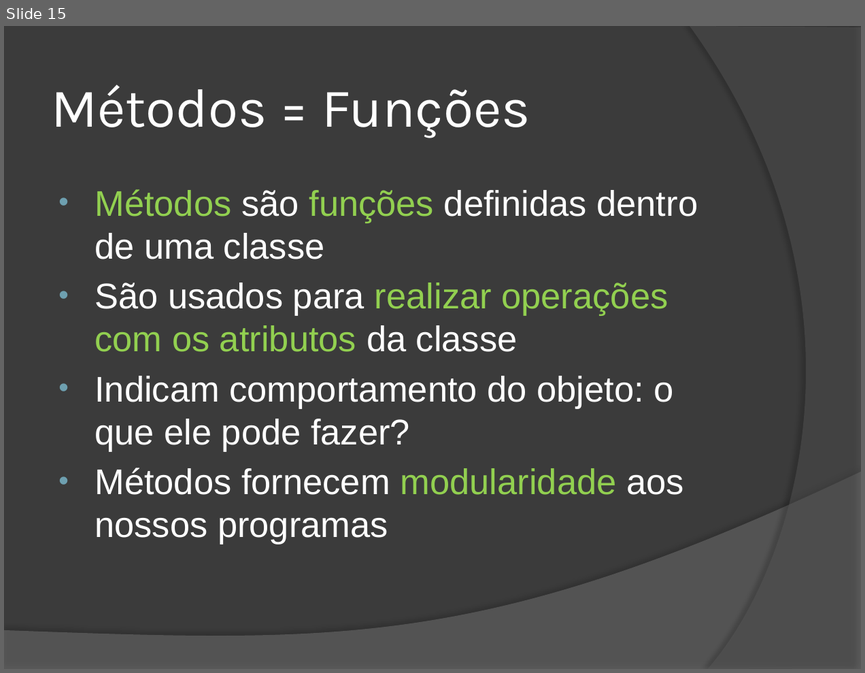
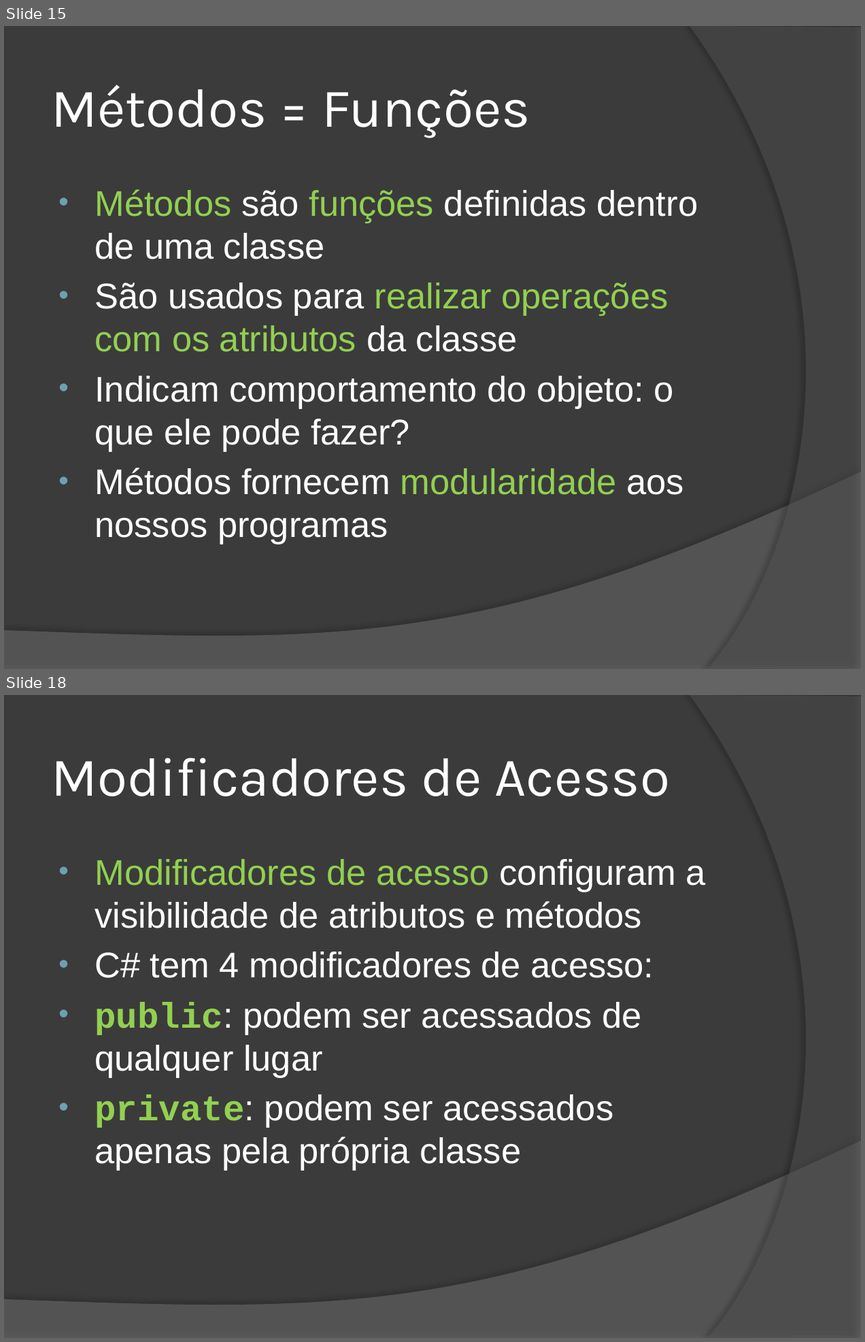
Before and after one commit to wind39/wind39.github.io, a slide deck: curso/modulo2capitulo1.pptx. Shown one above the other, each under a label of ours: slide 15 before the commit, slides 15 and 18 after it; the slides between them are not shown. The pictures are 865x673 and 865x1342 pixels, drawn with LibreOffice and Linux fonts; fonts in the diff are those of the drawing. Boxes give left, top, right and bottom in pixels: in the first picture for what was removed or moved away, otherwise in the second. Text is boxed around its words. In the diff, an @@ line names an element or a change of style, - is before the commit and + after.

```diff
--- a/curso/modulo2capitulo1.pptx
+++ b/curso/modulo2capitulo1.pptx
@@ slide 18 added at (x1=4, y1=695, x2=861, y2=1338), background #3B3B3B; not listed: 2 template elements that a slide beside it also shows @@
@@ title added at (x1=51, y1=758, x2=670, y2=796), 46 pt, text #FFFFFF @@
+Modificadores de Acesso
@@ text added at (x1=94, y1=859, x2=706, y2=1170), 30 pt, text #FFFFFF @@
+• Modificadores de acesso configuram a visibilidade de atributos e métodos
+• C# tem 4 modificadores de acesso:
+• public: podem ser acessados de qualquer lugar
+• private: podem ser acessados apenas pela própria classe
```
Also in this commit, not shown: 2 slides changed, 7 other slides added, 3 other files.
